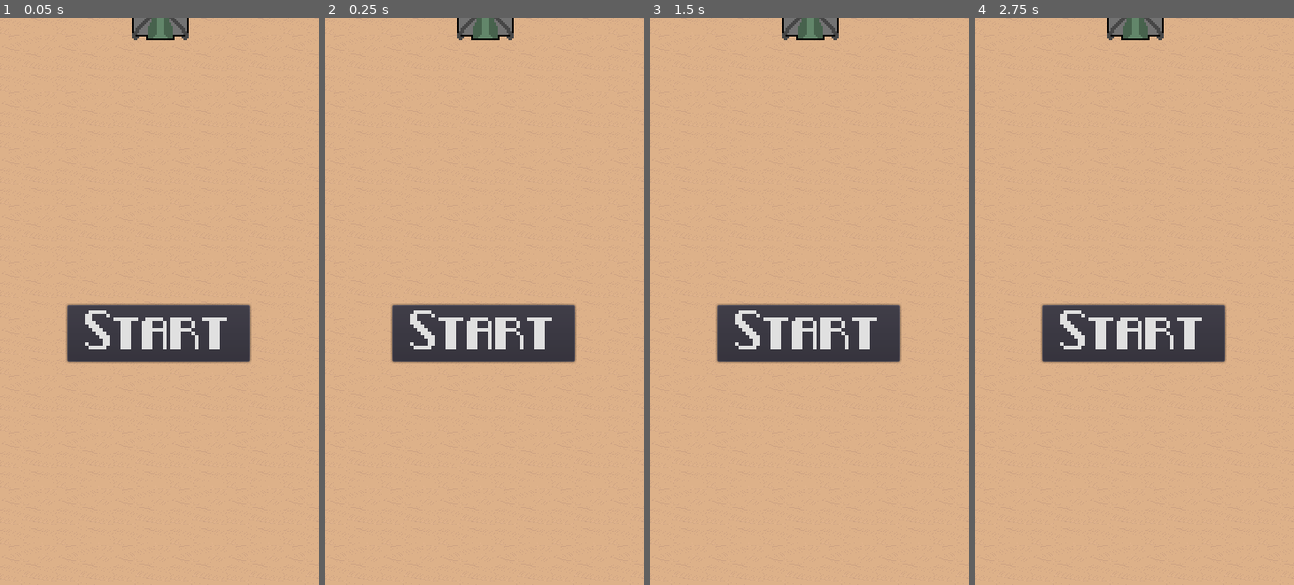
Above: before the commit, frames 1-4 (left to right).
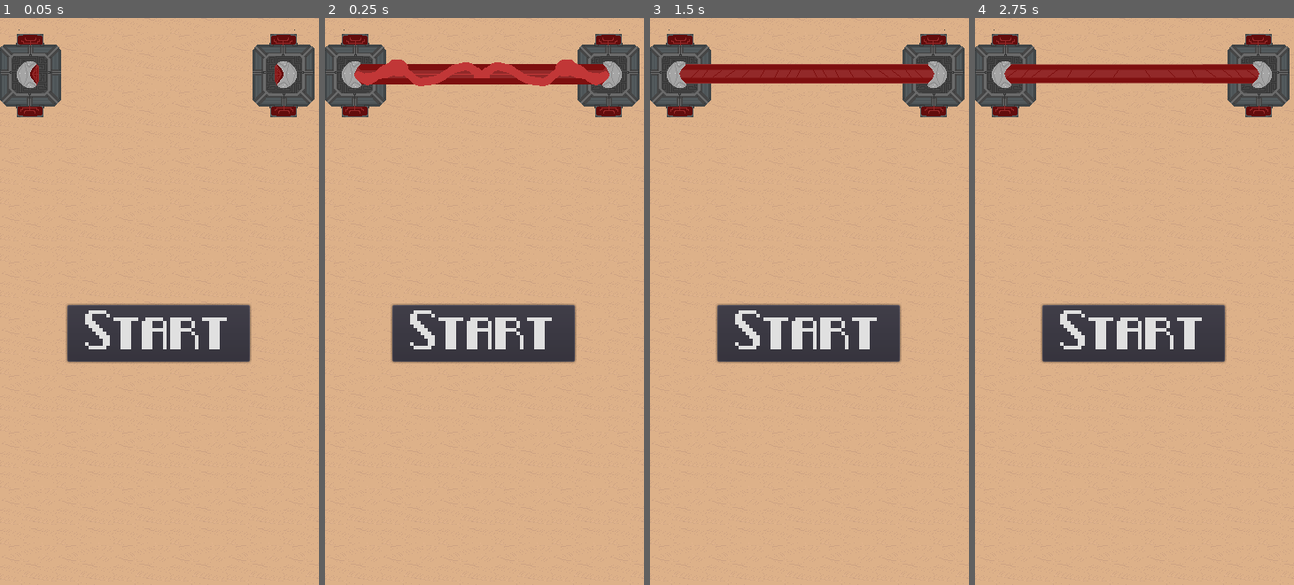
Above: after the commit, the same moments.

Repository: JordonR96/Hyper-Planet
Game: Godot game, scene res://Main.tscn
The game is run twice, just before and just after one commit, with the same random seed, the same clock (stepped at 60 frames per second) and the same inputs.
Inputs:
- Up to frame 1 (0.05 s): no input
- Up to frame 2 (0.25 s): no input
- Up to frame 3 (1.5 s): hold Right (ui_right) 0.53-1.28 s; hold Space (ui_select) 0.53-1.28 s; hold Left (ui_left) from 1.28 s (still down); tap Space (ui_select) at 1.35 s
- Up to frame 4 (2.75 s): tap Space (ui_select) at 1.52, 1.82 s; tap Enter at 2 s; release Left (ui_left) at 2.03 s; hold Right (ui_right) from 2.03 s (still down); hold Space (ui_select) from 2.03 s (still down)

The runs differ from the first frame. In frame 1, 5.4% of the frame differs, in the area x 0-99%, y 0-18%; in frame 2, 7.7%; in frame 3, 7.5%; in frame 4, 7.5%.

Commit message:
laserblockade and player imporovements

Diff:
--- a/Bullet.gd
+++ b/Bullet.gd
@@ -30,6 +30,7 @@
 
 
 func _on_Bullet_area_entered(area):
+
+	queue_free()
 	if (area.has_method('take_damage')):
 		area.take_damage(damage)
-		queue_free()
--- a/Bullet.tscn
+++ b/Bullet.tscn
@@ -1,18 +1,6 @@
-[gd_scene load_steps=8 format=2]
+[gd_scene load_steps=3 format=2]
 
-[ext_resource path="res://Art/player/player_bullets3.png" type="Texture" id=1]
-[ext_resource path="res://Art/player/player_bullets4.png" type="Texture" id=2]
-[ext_resource path="res://Art/player/player_bullets1.png" type="Texture" id=3]
-[ext_resource path="res://Art/player/player_bullets2.png" type="Texture" id=4]
 [ext_resource path="res://Bullet.gd" type="Script" id=5]
-
-[sub_resource type="SpriteFrames" id=1]
-animations = [ {
-"frames": [ ExtResource( 3 ), ExtResource( 4 ), ExtResource( 1 ), ExtResource( 2 ) ],
-"loop": true,
-"name": "default",
-"speed": 5.0
-} ]
 
 [sub_resource type="CapsuleShape2D" id=2]
 radius = 5.77501
@@ -30,11 +18,12 @@
 damage = 1
 lifetime = 5.0
 
-[node name="AnimatedSprite" type="AnimatedSprite" parent="."]
-frames = SubResource( 1 )
-
 [node name="CollisionShape2D" type="CollisionShape2D" parent="."]
 shape = SubResource( 2 )
 
 [node name="LifeTime" type="Timer" parent="."]
+
+[node name="AnimationPlayer" type="AnimationPlayer" parent="."]
+
+[node name="Sprite" type="Sprite" parent="."]
 [connection signal="area_entered" from="." to="." method="_on_Bullet_area_entered"]
--- a/Enemy.gd
+++ b/Enemy.gd
@@ -5,7 +5,7 @@
 # Declare member variables here. Examples:
 # var a = 2
 # var b = "text"
-
+signal enemy_dead
 
 # Called when the node enters the scene tree for the first time.
 func _ready():
@@ -18,10 +18,12 @@
 	health = new_health
 # Called every frame. 'delta' is the elapsed time since the previous frame.
 func _process(delta):
+
 	if (health <= 0 ):
-		emit_signal("enemy_hit")
-		## TODO play enemy dying animatoin
-		queue_free()
+
+		emit_signal("enemy_dead")
+
+
 
 func take_damage(amount):
 
--- a/Enemy.tscn
+++ b/Enemy.tscn
@@ -3,7 +3,7 @@
 [ext_resource path="res://Enemy.gd" type="Script" id=1]
 
 [sub_resource type="RectangleShape2D" id=1]
-extents = Vector2( 31.9908, 31.8986 )
+extents = Vector2( 0.480621, 0.353409 )
 
 [node name="Enemy" type="Area2D"]
 position = Vector2( 202.548, 102.598 )
@@ -14,8 +14,10 @@
 "_edit_group_": true
 }
 
-[node name="AnimatedSprite" type="AnimatedSprite" parent="."]
-
 [node name="CollisionShape2D" type="CollisionShape2D" parent="."]
 shape = SubResource( 1 )
+
+[node name="AnimationPlayer" type="AnimationPlayer" parent="."]
+
+[node name="Sprite" type="Sprite" parent="."]
 [connection signal="area_entered" from="." to="." method="_on_Enemy_area_entered"]
--- a/LaserBlock.tscn
+++ b/LaserBlock.tscn
@@ -1,19 +1,11 @@
-[gd_scene load_steps=5 format=2]
+[gd_scene load_steps=4 format=2]
 
 [ext_resource path="res://Enemy.tscn" type="PackedScene" id=1]
-[ext_resource path="res://Art/enemies/block.png" type="Texture" id=2]
+[ext_resource path="res://Art/enemies/laser_block/block.png" type="Texture" id=2]
 [ext_resource path="res://LaserBlock.gd" type="Script" id=3]
-
-[sub_resource type="SpriteFrames" id=1]
-animations = [ {
-"frames": [ ExtResource( 2 ) ],
-"loop": true,
-"name": "default",
-"speed": 5.0
-} ]
 
 [node name="Enemy" instance=ExtResource( 1 )]
 script = ExtResource( 3 )
 
-[node name="AnimatedSprite" parent="." index="0"]
-frames = SubResource( 1 )
+[node name="Sprite" parent="." index="2"]
+texture = ExtResource( 2 )
--- /dev/null
+++ b/LaserBlockade.gd
@@ -0,0 +1,46 @@
+extends "Enemy.gd"
+
+
+# Declare member variables here. Examples:
+# var a = 2
+# var b = "text"
+
+
+# Called when the node enters the scene tree for the first time.
+func _ready():
+	pass # Replace with function body.
+
+
+# Called every frame. 'delta' is the elapsed time since the previous frame.
+#func _process(delta):
+#	pass
+
+func _break():
+	$AnimationPlayer.queue('LaserBlockadeBreak')
+	$AnimationPlayer.queue('Dead')
+	$Beam.get_node('CollisionShape2D').disabled = true
+
+func _on_LaserBlockade_visibility_changed():
+	if (visible):
+		$AnimationPlayer.play('LaserBlockadeStart')
+		$Beam.get_node('CollisionShape2D').disabled = false
+		$AnimationPlayer.queue('LaserBlockadeOn')
+
+	if (!visible):
+		queue_free()
+
+
+
+func _on_LaserBlockade_enemy_dead():
+	_break()
+
+
+func _on_Beam_area_entered(area):
+
+	if (area.has_method('take_damage')):
+		area.take_damage(1)
+
+
+func _on_AnimationPlayer_animation_finished(anim_name):
+	if (anim_name == 'LaserBlockadeOn'):
+		$AnimationPlayer.queue('LaserBlockadeOn')
--- /dev/null
+++ b/LaserBlockade.tscn
@@ -0,0 +1,128 @@
+[gd_scene load_steps=10 format=2]
+
+[ext_resource path="res://Enemy.tscn" type="PackedScene" id=1]
+[ext_resource path="res://Art/Obstacles/laser-blockade.png" type="Texture" id=2]
+[ext_resource path="res://LaserBlockade.gd" type="Script" id=3]
+
+[sub_resource type="Animation" id=6]
+resource_name = "Dead"
+loop = true
+tracks/0/type = "value"
+tracks/0/path = NodePath("Sprite:frame")
+tracks/0/interp = 1
+tracks/0/loop_wrap = true
+tracks/0/imported = false
+tracks/0/enabled = true
+tracks/0/keys = {
+"times": PoolRealArray( 0, 1 ),
+"transitions": PoolRealArray( 1, 1 ),
+"update": 1,
+"values": [ 14, 14 ]
+}
+
+[sub_resource type="Animation" id=7]
+resource_name = "LaserBlockadeBreak"
+length = 0.8
+tracks/0/type = "value"
+tracks/0/path = NodePath("Sprite:frame")
+tracks/0/interp = 1
+tracks/0/loop_wrap = false
+tracks/0/imported = false
+tracks/0/enabled = true
+tracks/0/keys = {
+"times": PoolRealArray( 0, 0.1, 0.2, 0.3, 0.4, 0.5, 0.6, 0.7 ),
+"transitions": PoolRealArray( 1, 1, 1, 1, 1, 1, 1, 1 ),
+"update": 1,
+"values": [ 10, 11, 12, 13, 14, 14, 14, 14 ]
+}
+
+[sub_resource type="Animation" id=2]
+resource_name = "LaserBlockadeOn"
+length = 0.2
+tracks/0/type = "value"
+tracks/0/path = NodePath("Sprite:frame")
+tracks/0/interp = 1
+tracks/0/loop_wrap = true
+tracks/0/imported = false
+tracks/0/enabled = true
+tracks/0/keys = {
+"times": PoolRealArray( 0, 0.1, 0.2, 0.5 ),
+"transitions": PoolRealArray( 1, 1, 1, 1 ),
+"update": 1,
+"values": [ 6, 7, 8, 4 ]
+}
+
+[sub_resource type="Animation" id=3]
+resource_name = "LaserBlockadeStart"
+length = 0.5
+tracks/0/type = "value"
+tracks/0/path = NodePath("Sprite:frame")
+tracks/0/interp = 1
+tracks/0/loop_wrap = true
+tracks/0/imported = false
+tracks/0/enabled = true
+tracks/0/keys = {
+"times": PoolRealArray( 0, 0.1, 0.2, 0.3, 0.4, 0.48 ),
+"transitions": PoolRealArray( 1, 1, 1, 1, 1, 1 ),
+"update": 1,
+"values": [ 0, 1, 2, 3, 4, 5 ]
+}
+
+[sub_resource type="RectangleShape2D" id=4]
+extents = Vector2( 14.9689, 6.06079 )
+
+[sub_resource type="RectangleShape2D" id=8]
+extents = Vector2( 139.88, 10.568 )
+
+[node name="LaserBlockade" instance=ExtResource( 1 )]
+position = Vector2( 178.506, 61.5859 )
+collision_mask = 17
+script = ExtResource( 3 )
+
+[node name="CollisionShape2D" parent="." index="0"]
+position = Vector2( 140.714, 4.24264 )
+z_index = 2
+disabled = true
+
+[node name="AnimationPlayer" parent="." index="1"]
+anims/Dead = SubResource( 6 )
+anims/LaserBlockadeBreak = SubResource( 7 )
+anims/LaserBlockadeOn = SubResource( 2 )
+anims/LaserBlockadeStart = SubResource( 3 )
+
+[node name="Sprite" parent="." index="2"]
+position = Vector2( -2.5, 2.74999 )
+texture = ExtResource( 2 )
+vframes = 15
+frame = 6
+
+[node name="CollisionShape2D2" type="CollisionShape2D" parent="." index="3"]
+position = Vector2( 140.751, -35.7501 )
+shape = SubResource( 4 )
+
+[node name="CollisionShape2D3" type="CollisionShape2D" parent="." index="4"]
+position = Vector2( -145.75, 45.6251 )
+shape = SubResource( 4 )
+
+[node name="CollisionShape2D4" type="CollisionShape2D" parent="." index="5"]
+position = Vector2( 140.751, 45.6251 )
+shape = SubResource( 4 )
+
+[node name="CollisionShape2D5" type="CollisionShape2D" parent="." index="6"]
+position = Vector2( -146, -36.1251 )
+shape = SubResource( 4 )
+
+[node name="Beam" type="Area2D" parent="." index="7"]
+position = Vector2( -1.625, -0.625 )
+collision_layer = 0
+collision_mask = 17
+
+[node name="CollisionShape2D" type="CollisionShape2D" parent="Beam" index="0"]
+position = Vector2( -4.94974, 2.82843 )
+shape = SubResource( 8 )
+disabled = true
+[connection signal="area_entered" from="." to="." method="_on_LaserBlockade_area_entered"]
+[connection signal="enemy_dead" from="." to="." method="_on_LaserBlockade_enemy_dead"]
+[connection signal="visibility_changed" from="." to="." method="_on_LaserBlockade_visibility_changed"]
+[connection signal="animation_finished" from="AnimationPlayer" to="." method="_on_AnimationPlayer_animation_finished"]
+[connection signal="area_entered" from="Beam" to="." method="_on_Beam_area_entered"]
--- a/Main.gd
+++ b/Main.gd
@@ -19,7 +19,7 @@
 var playerScene = preload("res://Player.tscn")
 var player
 # TODO make this customisable so can have diff bullets?
-var PlayerBulletScene = preload('res://Bullet.tscn')
+var PlayerBulletScene = preload('res://PlayerBullet.tscn')
 
 var Background1Scene = preload("res://Background.tscn")
 var Background2Scene = preload("res://Background.tscn")
@@ -82,6 +82,9 @@
 	$Camera2D.start(camera_start_position)
 
 func _player_shoot():
+	# TODO get player roatatoin, if player is rotated add a pixel amouun
+	# to lef tor right (depending on rotation direction) so it looks like
+	# bullets are coming staight from guns
 	var bullet1 = PlayerBulletScene.instance()
 	var bullet2 = PlayerBulletScene.instance()
 	add_child(bullet1)
@@ -120,6 +123,7 @@
 
 func _game_over():
 
+
 	## stop playing
 	Background1.queue_free()
 	Background2.queue_free()
@@ -128,17 +132,9 @@
 	# or leave it if it wont break everything
 	## TODO  show whole game over screen
 	$ScoreTimer.stop()
-
-	$GameOverTimer.start(1)
-
-
-
-
-
-func _on_GameOverTimer_timeout():
 	$Camera2D/HUD/ScoreLabel.hide()
 	$Camera2D/HUD/GameOver.show()
-	$Camera2D/HUD/GameOver.text = 'Game Over\nScore: ' + str(score)
+	$Camera2D/HUD/GameOver.text = 'Game Over\n Score: ' + str(score)
 		## TODO emit a signal that all enemies/environment obj have that will cause them to die
 	#will need to connect that on instantiation, will use queue_free() to dleete
 	## TODO  show whole game over screen
--- a/Main.tscn
+++ b/Main.tscn
@@ -2,7 +2,7 @@
 
 [ext_resource path="res://Main.gd" type="Script" id=1]
 [ext_resource path="res://Font/pixel_noir/Pixel-Noir Caps.ttf" type="DynamicFontData" id=2]
-[ext_resource path="res://LaserBlock.tscn" type="PackedScene" id=3]
+[ext_resource path="res://LaserBlockade.tscn" type="PackedScene" id=3]
 [ext_resource path="res://Camera2D.tscn" type="PackedScene" id=4]
 [ext_resource path="res://Font/pixel_noir/Pixel-Noir.ttf" type="DynamicFontData" id=5]
 
@@ -68,12 +68,7 @@
 [node name="ScoreTimer" type="Timer" parent="."]
 wait_time = 1.75
 
-[node name="GameOverTimer" type="Timer" parent="."]
-wait_time = 1.5
-one_shot = true
-
-[node name="Enemy" parent="." instance=ExtResource( 3 )]
-position = Vector2( 181.335, -7.00352 )
+[node name="LaserBlockade" parent="." instance=ExtResource( 3 )]
+position = Vector2( 179.92, 60.1717 )
 [connection signal="pressed" from="Camera2D/HUD/StartButton" to="." method="_start_game"]
 [connection signal="timeout" from="ScoreTimer" to="." method="_on_ScoreTimer_timeout"]
-[connection signal="timeout" from="GameOverTimer" to="." method="_on_GameOverTimer_timeout"]
--- a/Player.gd
+++ b/Player.gd
@@ -12,7 +12,6 @@
 export(bool) var auto_straighten
 export(float, 0, 10, 0.1)  var rotation_speed
 export(int, 90) var rotation_limit
-signal hit
 signal game_over
 signal shoot
 var allow_shoot = true
@@ -32,16 +31,18 @@
 func start(pos):
 	position = pos
 	show()
+	$Sprite.visible = true
 	$CollisionShape2D.disabled = false
+
 
 func _process(delta):
 
 	if (health <= 0 ):
+		$Sprite.visible = false
+		$ExplosionPlayer.play('explosion')
+		speed = 0
+		rotation_speed = 0
 
-		emit_signal("game_over")
-		## TODO play player dying animatoin
-		queue_free()
-		speed = 0
 
 	var rotation_degree = global_rotation * (180/PI)
 
@@ -85,11 +86,10 @@
 		if (allow_shoot):
 			## TODO play the shooting animation
 			emit_signal('shoot')
-			$AnimatedSprite.play('shoot')
+			allow_shoot = false
+			$AnimationPlayer.queue('shoot')
 
 
-
-			allow_shoot = false
 
 
 
@@ -131,9 +131,25 @@
 	health = health - amount
 
 
-func _on_AnimatedSprite_animation_finished():
-	if ($AnimatedSprite.animation ==  'shoot'):
+
+
+
+func _on_Player_area_entered(area):
+
+	if (area.has_method('take_damage')):
+		area.take_damage(1)
+
+
+func _on_AnimationPlayer_animation_finished(anim_name):
+	print(anim_name)
+	if (anim_name == 'shoot'):
+		$AnimationPlayer.queue('default')
+		#TODO allow shoot is a bit off
+
 		allow_shoot = true
 
-	if ($AnimatedSprite.animation != 'default'):
-		$AnimatedSprite.animation  = 'default'
+
+
+func _on_ExplosionPlayer_animation_finished(anim_name):
+	queue_free()
+	emit_signal('game_over')
--- a/Player.tscn
+++ b/Player.tscn
@@ -1,24 +1,79 @@
-[gd_scene load_steps=6 format=2]
+[gd_scene load_steps=11 format=2]
 
-[ext_resource path="res://Art/player/spaceship1.png" type="Texture" id=3]
+[ext_resource path="res://Art/player/spaceship.png" type="Texture" id=1]
+[ext_resource path="res://Art/player/ship_explosion.png" type="Texture" id=2]
 [ext_resource path="res://Player.gd" type="Script" id=4]
-[ext_resource path="res://Art/player/spaceship4.png" type="Texture" id=5]
 
-[sub_resource type="RectangleShape2D" id=2]
+[sub_resource type="RectangleShape2D" id=1]
 extents = Vector2( 30.9246, 30.7635 )
 
-[sub_resource type="SpriteFrames" id=3]
-animations = [ {
-"frames": [ ExtResource( 3 ) ],
-"loop": true,
-"name": "default",
-"speed": 5.0
-}, {
-"frames": [ ExtResource( 5 ) ],
-"loop": false,
-"name": "shoot",
-"speed": 5.0
-} ]
+[sub_resource type="Animation" id=2]
+resource_name = "dead"
+length = 0.01
+tracks/0/type = "value"
+tracks/0/path = NodePath("Sprite:frame")
+tracks/0/interp = 1
+tracks/0/loop_wrap = true
+tracks/0/imported = false
+tracks/0/enabled = true
+tracks/0/keys = {
+"times": PoolRealArray( 0 ),
+"transitions": PoolRealArray( 1 ),
+"update": 1,
+"values": [ 3 ]
+}
+
+[sub_resource type="Animation" id=3]
+resource_name = "default"
+length = 0.1
+tracks/0/type = "value"
+tracks/0/path = NodePath("Sprite:frame")
+tracks/0/interp = 1
+tracks/0/loop_wrap = true
+tracks/0/imported = false
+tracks/0/enabled = true
+tracks/0/keys = {
+"times": PoolRealArray( 0 ),
+"transitions": PoolRealArray( 1 ),
+"update": 1,
+"values": [ 0 ]
+}
+
+[sub_resource type="Animation" id=4]
+resource_name = "explosion"
+
+[sub_resource type="Animation" id=5]
+length = 0.1
+tracks/0/type = "value"
+tracks/0/path = NodePath("Sprite:frame")
+tracks/0/interp = 1
+tracks/0/loop_wrap = true
+tracks/0/imported = false
+tracks/0/enabled = true
+tracks/0/keys = {
+"times": PoolRealArray( 0 ),
+"transitions": PoolRealArray( 1 ),
+"update": 1,
+"values": [ 2 ]
+}
+
+[sub_resource type="Animation" id=6]
+resource_name = "explosion"
+tracks/0/type = "value"
+tracks/0/path = NodePath("Explosion:frame")
+tracks/0/interp = 1
+tracks/0/loop_wrap = true
+tracks/0/imported = false
+tracks/0/enabled = true
+tracks/0/keys = {
+"times": PoolRealArray( 0, 0.1, 0.2, 0.3, 0.4, 0.5, 0.6, 0.7, 0.8, 0.9, 1 ),
+"transitions": PoolRealArray( 1, 1, 1, 1, 1, 1, 1, 1, 1, 1, 1 ),
+"update": 1,
+"values": [ 0, 1, 2, 3, 4, 5, 6, 7, 8, 9, 11 ]
+}
+
+[sub_resource type="Animation" id=7]
+resource_name = "none"
 
 [node name="Player" type="Area2D"]
 position = Vector2( 184.5, 557.009 )
@@ -33,10 +88,33 @@
 
 [node name="CollisionShape2D" type="CollisionShape2D" parent="."]
 position = Vector2( -1.54078e-05, -0.176729 )
-shape = SubResource( 2 )
+shape = SubResource( 1 )
 one_way_collision_margin = 0.0
 
-[node name="AnimatedSprite" type="AnimatedSprite" parent="."]
-frames = SubResource( 3 )
-playing = true
-[connection signal="animation_finished" from="AnimatedSprite" to="." method="_on_AnimatedSprite_animation_finished"]
+[node name="AnimationPlayer" type="AnimationPlayer" parent="."]
+method_call_mode = 1
+anims/dead = SubResource( 2 )
+anims/default = SubResource( 3 )
+anims/explosion = SubResource( 4 )
+anims/shoot = SubResource( 5 )
+
+[node name="Explosion" type="Sprite" parent="."]
+z_index = 1
+texture = ExtResource( 2 )
+vframes = 3
+hframes = 4
+frame = 11
+
+[node name="Sprite" type="Sprite" parent="."]
+position = Vector2( 0, 0.25 )
+texture = ExtResource( 1 )
+vframes = 2
+hframes = 2
+
+[node name="ExplosionPlayer" type="AnimationPlayer" parent="."]
+anims/explosion = SubResource( 6 )
+anims/none = SubResource( 7 )
+[connection signal="area_entered" from="." to="." method="_on_Player_area_entered"]
+[connection signal="animation_finished" from="AnimationPlayer" to="." method="_on_AnimationPlayer_animation_finished"]
+[connection signal="animation_finished" from="ExplosionPlayer" to="." method="_on_ExplosionPlayer_animation_finished"]
+[connection signal="animation_finished" from="ExplosionPlayer" to="." method="_on_AnimationPlayer2_animation_finished"]
--- /dev/null
+++ b/PlayerBullet.gd
@@ -0,0 +1,16 @@
+extends "Bullet.gd"
+
+
+# Declare member variables here. Examples:
+# var a = 2
+# var b = "text"
+
+
+# Called when the node enters the scene tree for the first time.
+func _ready():
+	pass # Replace with function body.
+
+
+# Called every frame. 'delta' is the elapsed time since the previous frame.
+#func _process(delta):
+#	pass
--- /dev/null
+++ b/PlayerBullet.tscn
@@ -0,0 +1,19 @@
+[gd_scene load_steps=5 format=2]
+
+[ext_resource path="res://Bullet.tscn" type="PackedScene" id=1]
+[ext_resource path="res://PlayerBullet.gd" type="Script" id=2]
+[ext_resource path="res://Art/player/player_bullet.png" type="Texture" id=3]
+
+[sub_resource type="Animation" id=1]
+resource_name = "default"
+
+[node name="PlayerBullet" instance=ExtResource( 1 )]
+script = ExtResource( 2 )
+
+[node name="AnimationPlayer" parent="." index="2"]
+anims/default = SubResource( 1 )
+
+[node name="Sprite" parent="." index="3"]
+position = Vector2( -0.0441914, 0.0441923 )
+texture = ExtResource( 3 )
+hframes = 2
Binary file added: Art/Obstacles/laser-blockade.aseprite
Binary file added: Art/Obstacles/laser-blockade.png
Binary file removed: Art/SandBG.aseprite
Binary file added: Art/enemies/Mech/mech-swords.aseprite
Binary file added: Art/enemies/Mech/mech-trial.aseprite
Binary file added: Art/enemies/Multi-eyed/bme-bullet.aseprite
Binary file added: Art/enemies/Multi-eyed/multi-eyed-small-bullets.aseprite
Binary file added: Art/enemies/Multi-eyed/multi_eyed_big.aseprite
Binary file added: Art/enemies/Multi-eyed/multi_eyed_small.aseprite
Binary file added: Art/enemies/bomb-smiler/bomb-smiler.aseprite
Binary file added: Art/enemies/bomb-smiler/bomb.aseprite
Binary file added: Art/enemies/electric_dropship/ELectricdriopship.aseprite
(and 31 more such lines)
